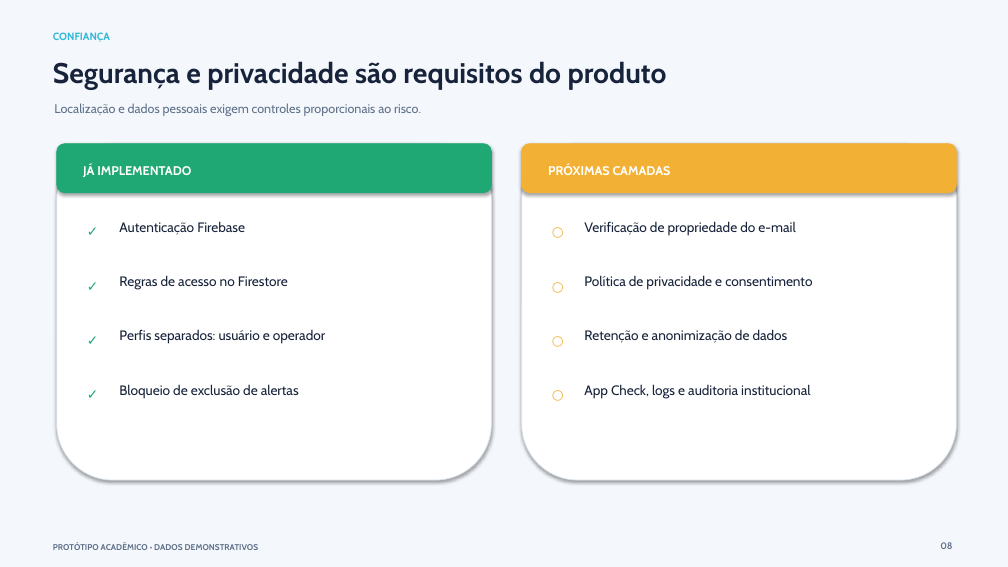
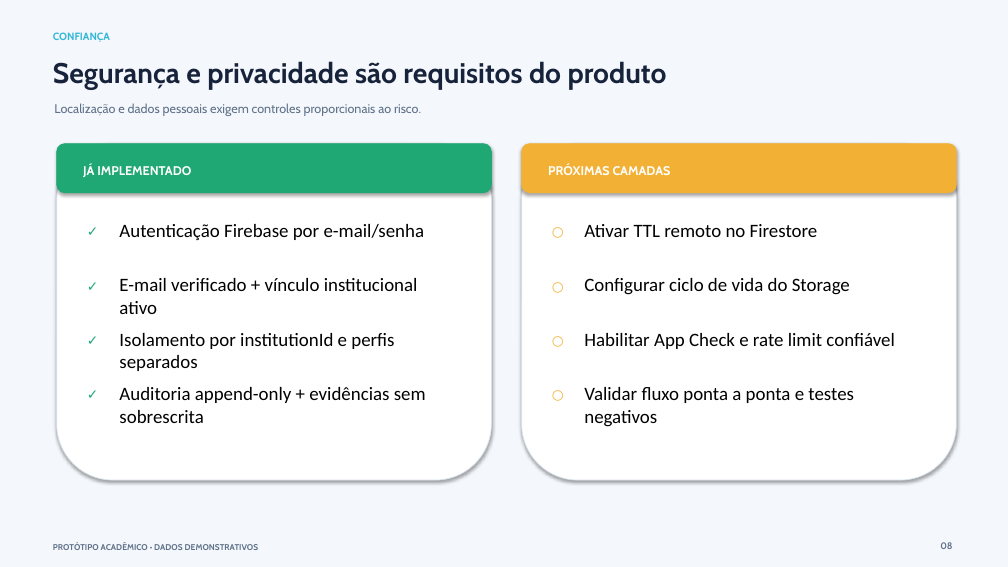
Before and after one commit to Priscillacahino/UniGuard, a slide deck: slide 8 of UniGuard_Apresentacao_Profissional_Atualizada.pptx. Drawn at 1008x567 pixels with LibreOffice and Linux fonts; fonts in the diff are those of the drawing. Boxes give left, top, right and bottom in pixels: in the first picture for what was removed or moved away, otherwise in the second. Text is boxed around its words. In the diff, an @@ line names an element or a change of style, - is before the commit and + after.

```diff
--- a/UniGuard_Apresentacao_Profissional_Atualizada.pptx
+++ b/UniGuard_Apresentacao_Profissional_Atualizada.pptx
@@ text at box(119, 224, 425, 240): text changed; size 13 to 18 pt; font Cabin to Calibri; text colour #17233A to #000000 @@
-Autenticação Firebase
+Autenticação Firebase por e-mail/senha
@@ text at box(584, 224, 818, 237): text changed; size 13 to 18 pt; font Cabin to Calibri; text colour #17233A to #000000 @@
-Verificação de propriedade do e-mail
+Ativar TTL remoto no Firestore
@@ text at box(119, 278, 418, 314): text changed; size 13 to 18 pt; font Cabin to Calibri; text colour #17233A to #000000 @@
-Regras de acesso no Firestore
+E-mail verificado + vínculo institucional ativo
@@ text at box(584, 278, 850, 295): text changed; size 13 to 18 pt; font Cabin to Calibri; text colour #17233A to #000000 @@
-Política de privacidade e consentimento
+Configurar ciclo de vida do Storage
@@ text at box(119, 333, 394, 371): text changed; size 13 to 18 pt; font Cabin to Calibri; text colour #17233A to #000000 @@
-Perfis separados: usuário e operador
+Isolamento por institutionId e perfis separados
@@ text at box(584, 333, 894, 349): text changed; size 13 to 18 pt; font Cabin to Calibri; text colour #17233A to #000000 @@
-Retenção e anonimização de dados
+Habilitar App Check e rate limit confiável
@@ text at box(119, 387, 426, 423): text changed; size 13 to 18 pt; font Cabin to Calibri; text colour #17233A to #000000 @@
-Bloqueio de exclusão de alertas
+Auditoria append-only + evidências sem sobrescrita
@@ text at box(584, 387, 854, 427): text changed; size 13 to 18 pt; font Cabin to Calibri; text colour #17233A to #000000 @@
-App Check, logs e auditoria institucional
+Validar fluxo ponta a ponta e testes negativos
```
Also in this commit, not shown: 5 other slides changed, 3 slides added, 1 other file.
